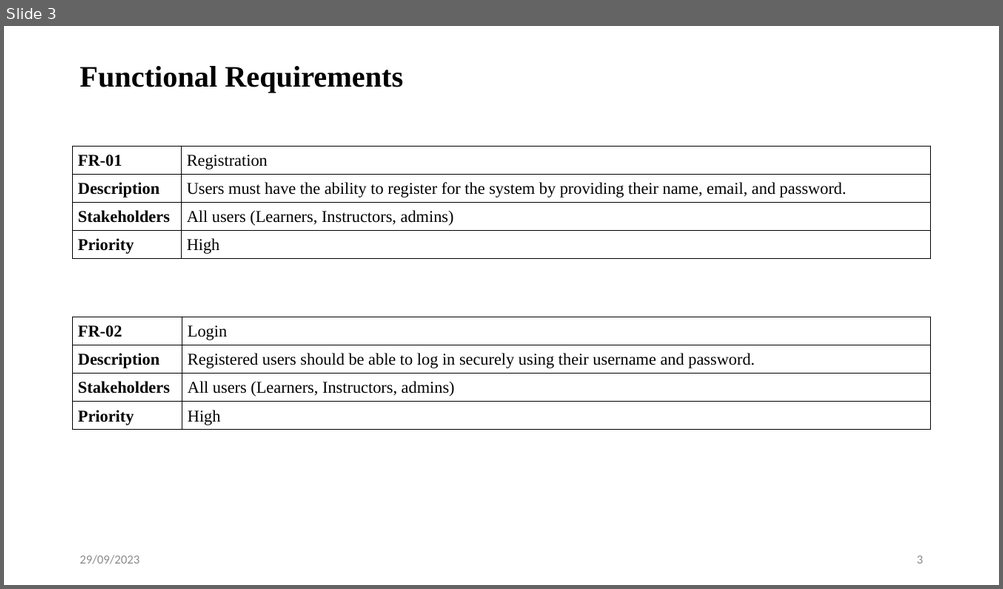
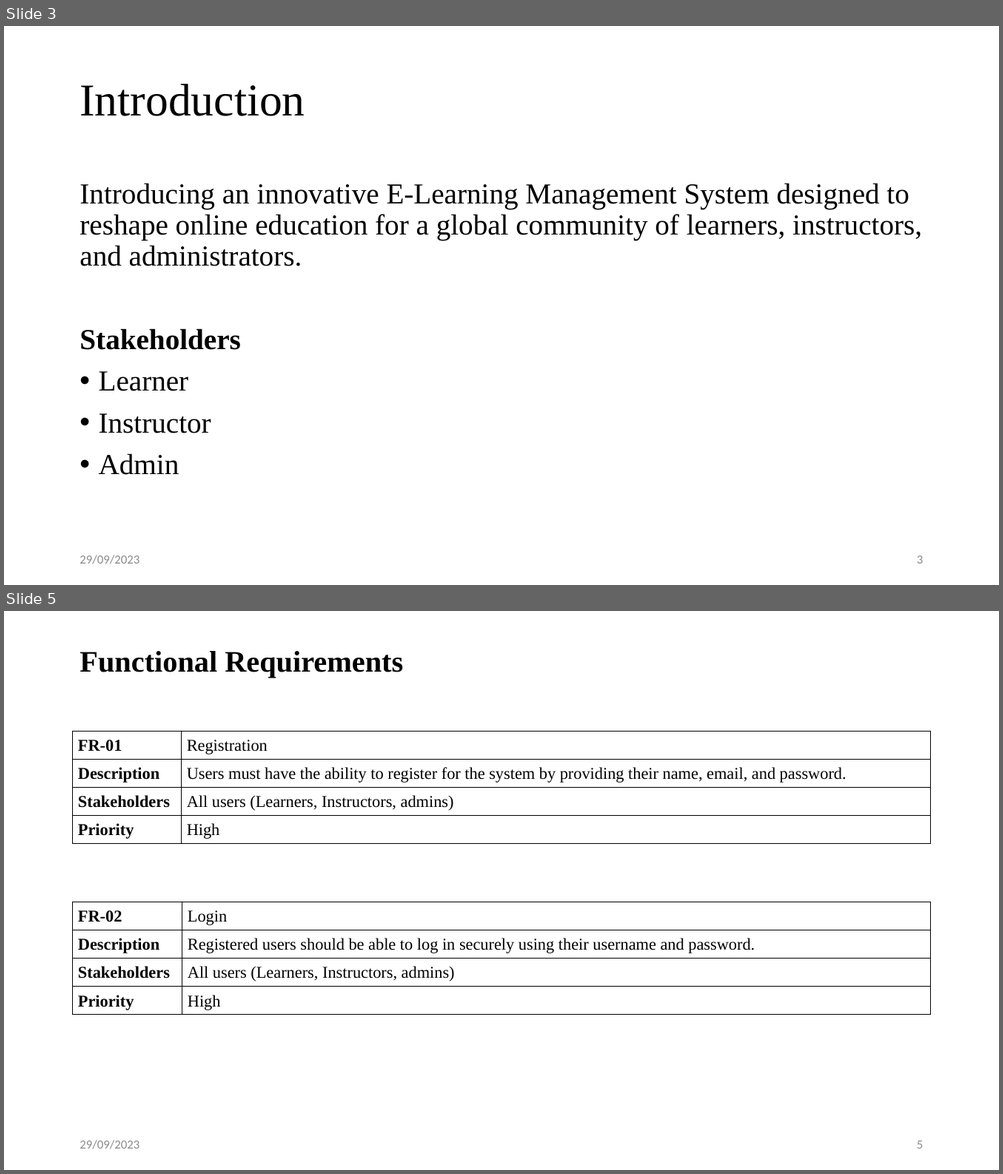
Before and after one commit to iprosenjitp/Tech-School, a slide deck: Materials/Mid Defense.pptx. Shown one above the other, each under a label of ours: slide 3 before the commit, slides 3 and 5 after it; the slides between them are not shown. The pictures are 1003x589 and 1003x1174 pixels, drawn with LibreOffice and Linux fonts; fonts in the diff are those of the drawing. Boxes give left, top, right and bottom in pixels: in the first picture for what was removed or moved away, otherwise in the second. Text is boxed around its words. In the diff, an @@ line names an element or a change of style, - is before the commit and + after.

```diff
--- a/Materials/Mid Defense.pptx
+++ b/Materials/Mid Defense.pptx
@@ slide 3 added at (x1=4, y1=26, x2=999, y2=585), background #FFFFFF @@
@@ title added at (x1=79, y1=84, x2=304, y2=116), 44 pt, text #000000 @@
+Introduction
@@ text added at (x1=79, y1=183, x2=922, y2=475), 28 pt, text #000000 @@
+Introducing an innovative E-Learning Management System designed to reshape online education for a global community of learners, instructors, and administrators.
+Stakeholders
+• Learner
+• Instructor
+• Admin
@@ text added at (x1=79, y1=555, x2=139, y2=565), 12 pt, text #8C8C8C @@
+29/09/2023
@@ page number added at (x1=916, y1=556, x2=922, y2=564), 12 pt, text #8C8C8C @@
+3
@@ what was slide 3 is now slide 5 @@
@@ page number at (x1=916, y1=1141, x2=922, y2=1149): text changed @@
-3
+5
```
Also in this commit, not shown: 1 slide changed, 6 other slides added, 1 slide removed, 15 other files.
